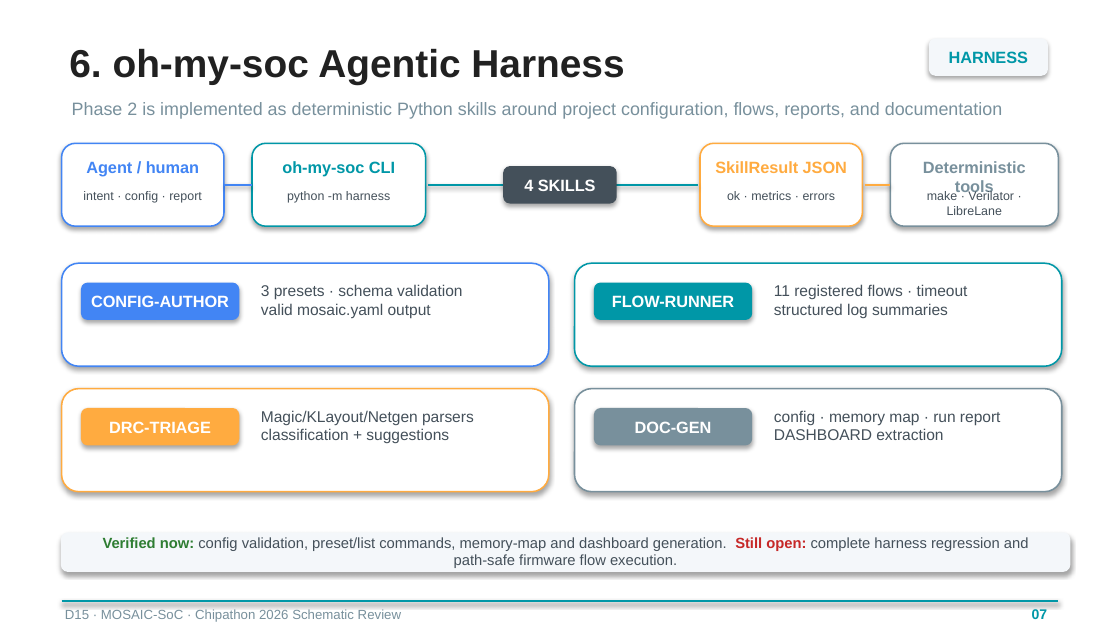
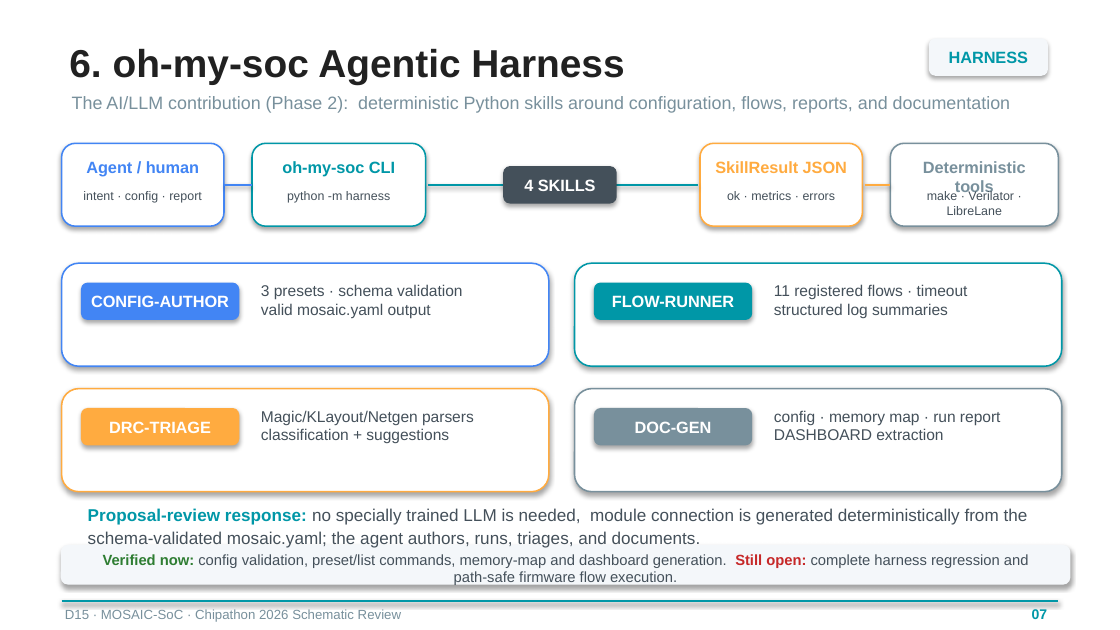
Before and after one commit to MILOUDIAS/MOSAIC-SoC, a slide deck: slide 7 of docs/presentations/Schematic_Review_10-07-2026/D15_MOSAIC-SoC_2026_Schematic_Review_10-07-2026.pptx. Drawn at 1120x630 pixels with LibreOffice and Linux fonts; fonts in the diff are those of the drawing. Boxes give left, top, right and bottom in pixels: in the first picture for what was removed or moved away, otherwise in the second. Text is boxed around its words. In the diff, an @@ line names an element or a change of style, - is before the commit and + after.

```diff
--- a/docs/presentations/Schematic_Review_10-07-2026/D15_MOSAIC-SoC_2026_Schematic_Review_10-07-2026.pptx
+++ b/docs/presentations/Schematic_Review_10-07-2026/D15_MOSAIC-SoC_2026_Schematic_Review_10-07-2026.pptx
@@ text at [72,96,1010,113]: text changed @@
-Phase 2 is implemented as deterministic Python skills around project configuration, flows, reports, and documentation
+The AI/LLM contribution (Phase 2): deterministic Python skills around configuration, flows, reports, and documentation
@@ text added at [88,508,1028,548], 11 pt, text #44505A @@
+Proposal-review response: no specially trained LLM is needed, module connection is generated deterministically from the schema-validated mosaic.yaml; the agent authors, runs, triages, and documents.
@@ rounded rectangle: place and size @@
-rounded rectangle at [62,533,1070,571]
+rounded rectangle at [62,545,1070,584]
@@ text "Verified now: config validation, preset/list ...": place and size @@
-text "Verified now: config validation, preset/list ..." at [103,537,1029,568]
+text "Verified now: config validation, preset/list ..." at [103,554,1029,586]
```
Also in this commit, not shown: 1 other slide changed, 2 other files.
